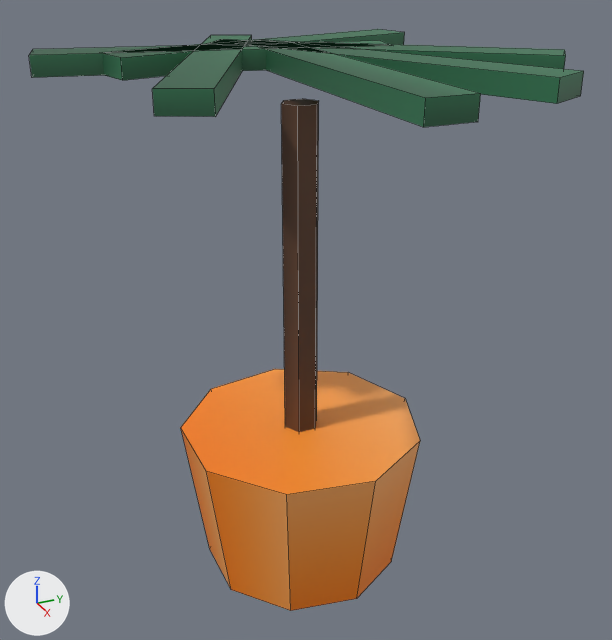
One commit to the FBX model art/export/dt_potted_palm.fbx: the scene before it, then after it.
Camera for both pictures: a camera (50 mm lens) standing at (3.94, -1.86, 3.76) and looking at (-0.09, -0.04, 1.75). Arrows for +X, +Y and +Z are at lower left; the lights stay in place. The first picture is the older version. Mesh edges are drawn as thin lines.

In view in the first picture: 'dt_potted_palm'.
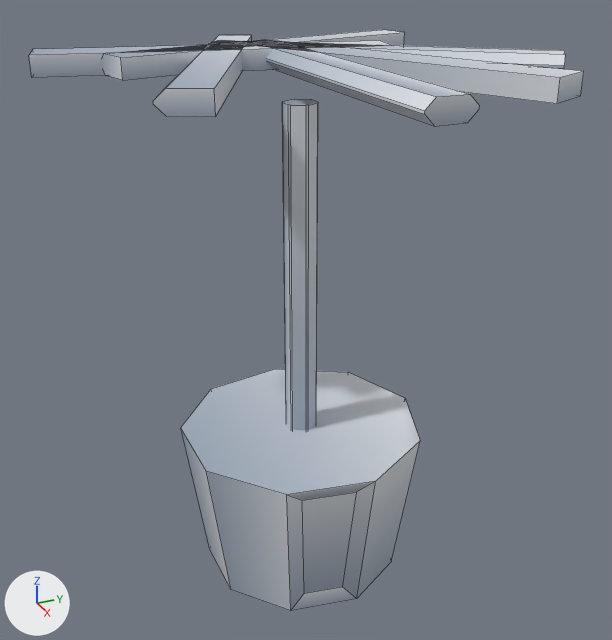
Boxes (x1, y1, x2, y2) around the edits, measured in the pictures (612 x 640 px):
'dt_potted_palm', reshaped: before (29, 29, 584, 611); after (29, 30, 584, 611)
part 1 of me_dt_potted_palm, rebuilt: before (281, 99, 319, 432); after (282, 99, 318, 430)
part 2 of me_dt_potted_palm, rebuilt (6% narrower): before (249, 41, 481, 127); after (262, 42, 480, 126)
part 3 of me_dt_potted_palm, rebuilt: before (211, 39, 566, 69); after (209, 40, 565, 69)
part 4 of me_dt_potted_palm, cut back: (287, 481, 376, 611) in both
part 5 of me_dt_potted_palm, cut back: before (102, 29, 404, 117); after (102, 30, 404, 117)
part 6 of me_dt_potted_palm, surface changed (lighter): (29, 30, 584, 611) in both

Patch to the scene script:
```diff
--- a/art/export/dt_potted_palm.fbx.py
+++ b/art/export/dt_potted_palm.fbx.py
@@ me_dt_potted_palm @@
 # used by ob_dt_potted_palm; location = (0.0, 0.0, 0.0)
-me_dt_potted_palm.from_pydata(...)  # 78 vertices, 55 faces; spans x -1.18..1.18, y -1.3..1.3, z 0.0..3.2
+me_dt_potted_palm.from_pydata(...)  # 122 vertices, 81 faces; spans x -1.18..1.18, y -1.3..1.3, z 0.0..3.2
+# me_dt_potted_palm part 1: the loose piece of 12 vertices spanning x -0.35..-0.16, y -0.11..0.11, z 0.89..2.94 is rebuilt with 24 vertices and now spans x -0.35..-0.16, y -0.09..0.08, z 0.89..2.94
+# me_dt_potted_palm part 2: the loose piece of 8 vertices spanning x -0.74..1.18, y -0.12..0.12, z 3.09..3.2 is rebuilt with 16 vertices and now spans x -0.74..1.18, y -0.12..0.12, z 3.09..3.2
+# me_dt_potted_palm part 3: the loose piece of 8 vertices spanning x -0.95..0.43, y -0.35..1.3, z 3.09..3.2 is rebuilt with 16 vertices and now spans x -0.95..0.43, y -0.35..1.3, z 3.09..3.2
+# me_dt_potted_palm part 4
+# 2 faces are deleted
+# 8 vertices are added at x -0.18..0.42, y -0.27..0.68, z 0.1..0.87
+# 10 new faces join them
+# me_dt_potted_palm part 5
+# 6 faces are deleted
+# 4 vertices in x -1.18..0.55, y -1.0..-0.18, z 3.09..3.2 move by (0.02, 0.04, 0.0)
+# 4 vertices move from x -1.07..-0.64, y -0.96..0.9, z 3.09..3.2 to x -1.03..-0.59, y -0.95..0.91, z 3.09..3.2
+# 8 vertices are added at x -1.18..0.55, y -1.0..0.9, z 3.14..3.15
+# 10 new faces join them
+# me_dt_potted_palm part 6: 27 kept faces spanning x -1.16..1.0, y -1.3..0.96, z 0.0..3.2 get new texture (UV) coordinates
 me_dt_potted_palm.materials.append(mat_palette)
```
